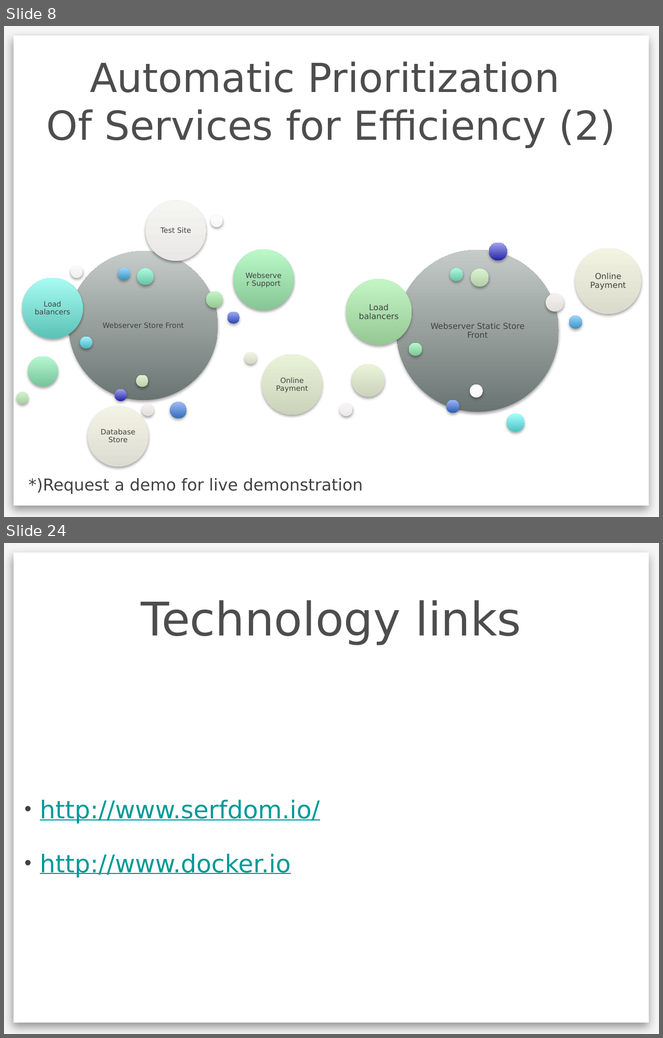
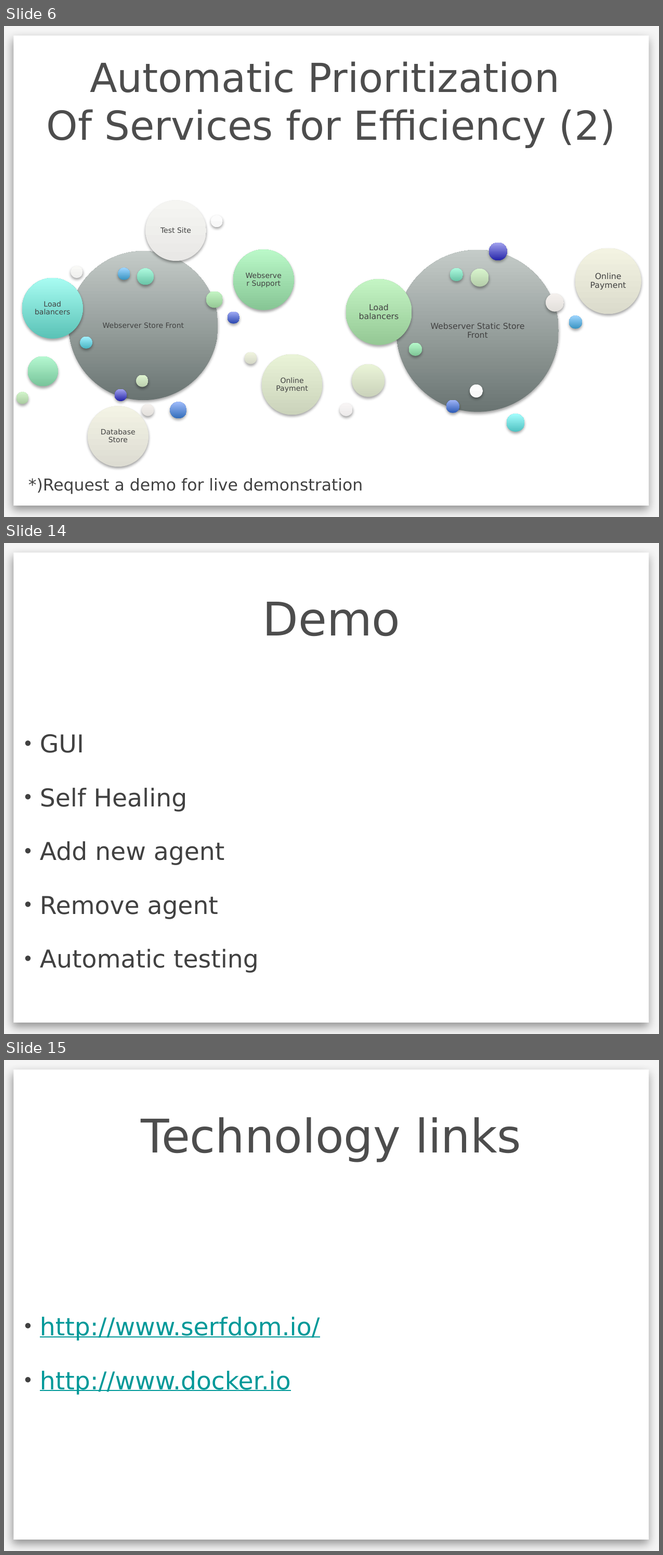
Before and after one commit to pinireznik/antitude, a slide deck: Mitosis-pitch.pptx. Shown one above the other, each under a label of ours: slides 8 and 24 before the commit, slides 6, 14 and 15 after it; the slides between them are not shown. The pictures are 663x1038 and 663x1555 pixels, drawn with LibreOffice and Linux fonts; fonts in the diff are those of the drawing; background and template pictures are left out. Boxes give left, top, right and bottom in pixels: in the first picture for what was removed or moved away, otherwise in the second. Text is boxed around its words. In the diff, an @@ line names an element or a change of style, - is before the commit and + after.

```diff
--- a/Mitosis-pitch.pptx
+++ b/Mitosis-pitch.pptx
@@ slide 14 added at bbox=[4, 543, 659, 1034], background #F5F5F5; not listed: 1 template element that a slide beside it also shows @@
@@ title added at bbox=[262, 602, 400, 637], 51 pt, text #4D4D4D @@
+Demo
@@ text added at bbox=[40, 734, 259, 973], 27 pt, text #414141 @@
+• GUI
+• Self Healing
+• Add new agent
+• Remove agent
+• Automatic testing
@@ what was slide 8 is now slide 6 @@
@@ what was slide 24 is now slide 15 @@
```
Also in this commit, not shown: 4 slides changed, 6 other slides added, 16 slides removed.
